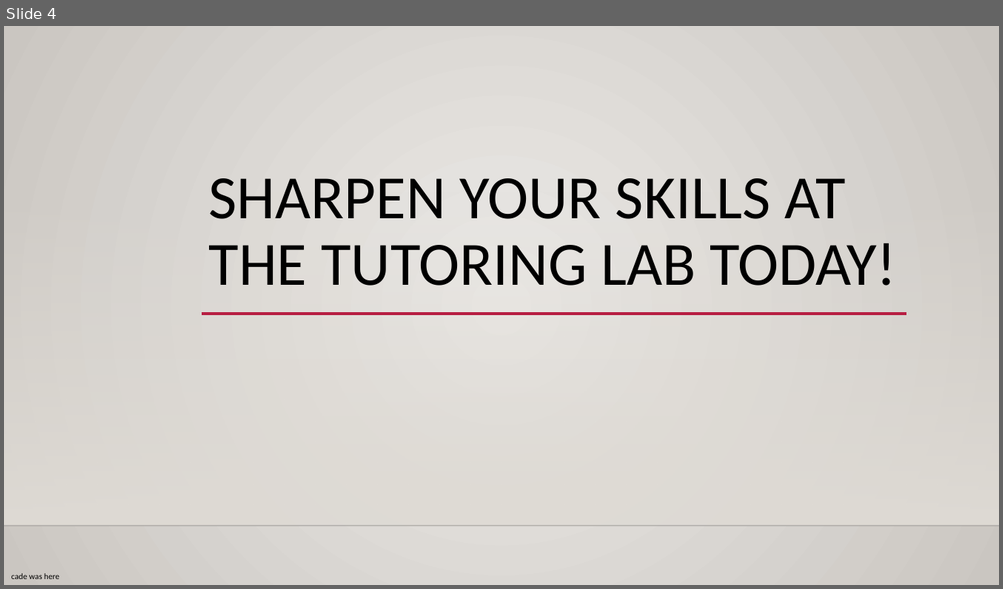
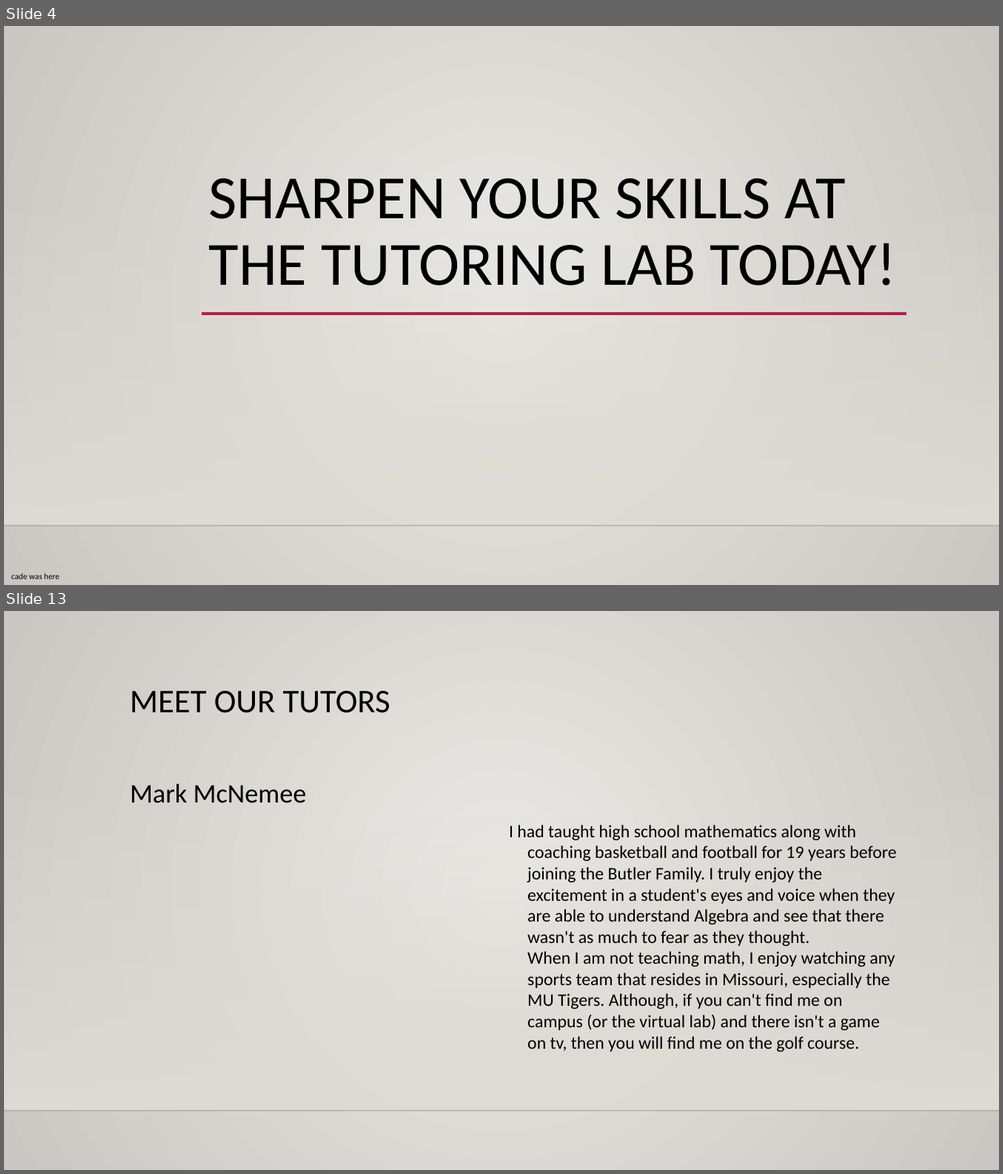
Before and after one commit to machinesmith42/Tutor-testing-4.3, a slide deck: ImageSlideshow/powerpoint.pptx. Shown one above the other, each under a label of ours: slide 4 before the commit, slides 4 and 13 after it; the slides between them are not shown. The pictures are 1003x589 and 1003x1174 pixels, drawn with LibreOffice and Linux fonts; fonts in the diff are those of the drawing; background and template pictures are left out. Boxes give left, top, right and bottom in pixels: in the first picture for what was removed or moved away, otherwise in the second. Text is boxed around its words. In the diff, an @@ line names an element or a change of style, - is before the commit and + after.

```diff
--- a/ImageSlideshow/powerpoint.pptx
+++ b/ImageSlideshow/powerpoint.pptx
@@ slide 13 added at bbox=[4, 611, 999, 1170], background gradient #ECEAE7 to #CAC7C1; not listed: 2 template elements that a slide beside it also shows @@
@@ text added at bbox=[130, 691, 390, 713], 32 pt, text #000000 @@
+MEET OUR TUTORS
@@ text added at bbox=[130, 784, 307, 803], 25.9 pt, text #000000 @@
+Mark McNemee
@@ text added at bbox=[509, 825, 896, 1052], 17 pt, text #000000 @@
+I had taught high school mathematics along with coaching basketball and football for 19 years before joining the Butler Family. I truly enjoy the excitement in a student's eyes and voice when they are able to understand Algebra and see that there wasn't as much to fear as they thought.
+When I am not teaching math, I enjoy watching any sports team that resides in Missouri, especially the MU Tigers. Although, if you can't find me on campus (or the virtual lab) and there isn't a game on tv, then you will find me on the golf course.
```
Also in this commit, not shown: 4 slides changed, 25 other slides added, 15 slides removed, 9 other files.
